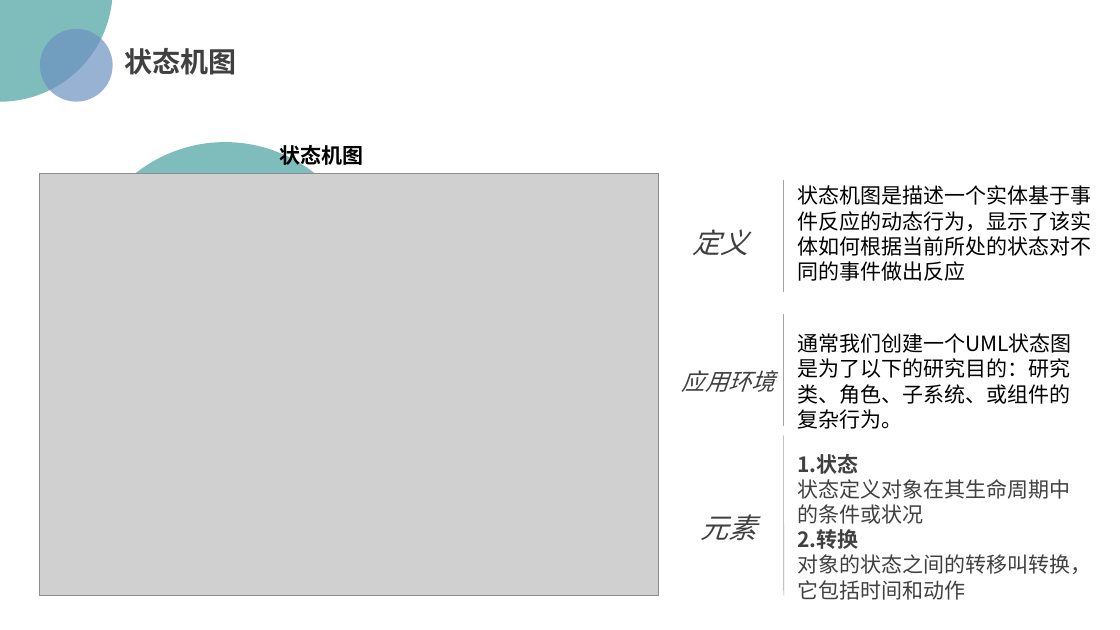
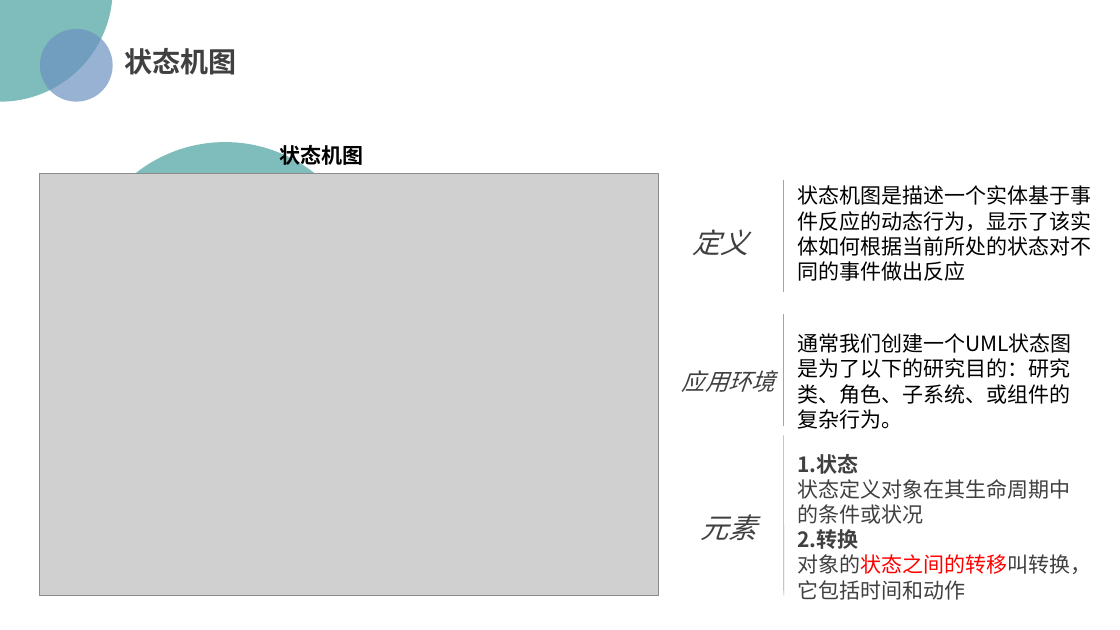
Before and after one commit to PRD2018/PRD2018-G15, a slide deck: slide 37 of 受控文档/02-其他任务/[PRD-15]UML概述.pptx. Drawn at 1120x630 pixels with LibreOffice and Linux fonts; fonts in the diff are those of the drawing; grey boxes stand for pictures; background and template pictures are left out. Boxes give left, top, right and bottom in pixels: in the first picture for what was removed or moved away, otherwise in the second. Text is boxed around its words. In the diff, an @@ line names an element or a change of style, - is before the commit and + after.

```diff
--- a/受控文档/02-其他任务/[PRD-15]UML概述.pptx
+++ b/受控文档/02-其他任务/[PRD-15]UML概述.pptx
@@ text at (x1=797, y1=554, x2=1091, y2=600): text colour #404040 to #FF0000 in "对象的状态之间的转移叫转换，它包括时间和动作" @@
```
Also in this commit, not shown: 20 other slides changed, 1 slide added, 1 slide removed, 2 other files.
